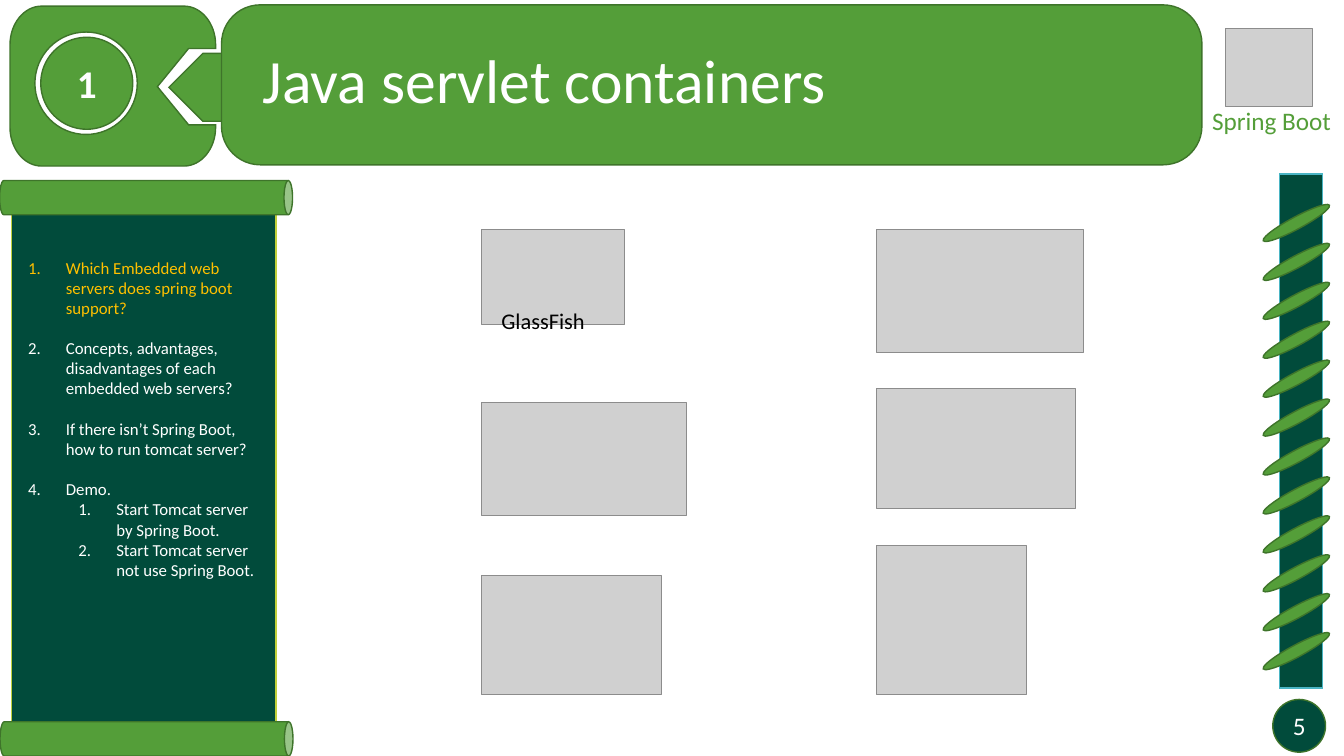
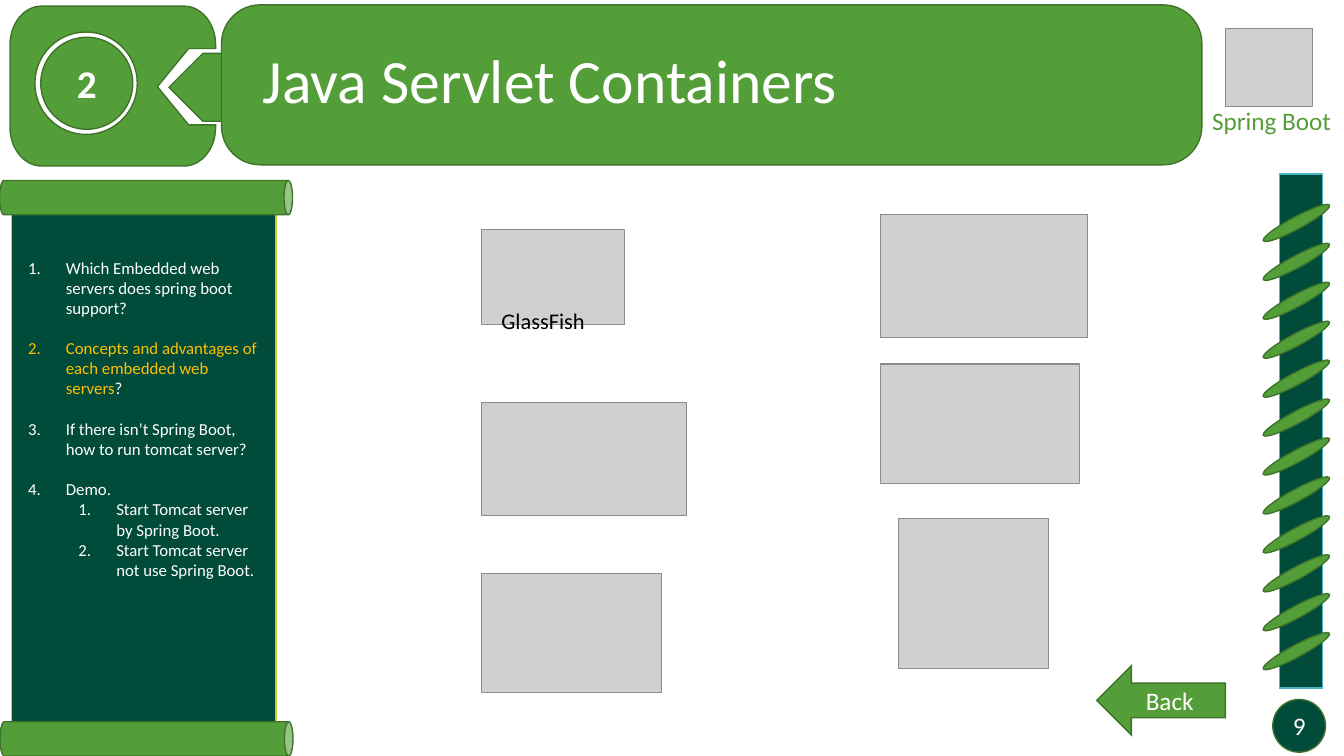
Before and after one commit to minhdua/Spring-boot-tutorial, a slide deck: slide 9 of Docs/Embedded containers.pptx (slide 5 before the commit). Drawn at 1344x756 pixels with LibreOffice and Linux fonts; fonts in the diff are those of the drawing; grey boxes stand for pictures. Boxes give left, top, right and bottom in pixels: in the first picture for what was removed or moved away, otherwise in the second. Text is boxed around its words. In the diff, an @@ line names an element or a change of style, - is before the commit and + after.

```diff
--- a/Docs/Embedded containers.pptx
+++ b/Docs/Embedded containers.pptx
@@ text in ellipse at [77, 72, 97, 98]: text changed @@
-1
+2
@@ title at [263, 60, 837, 104]: text changed @@
-Java servlet containers
+Java Servlet Containers
@@ picture: place and size @@
-picture at [877, 230, 1084, 353]
+picture at [881, 215, 1088, 338]
@@ text at [66, 262, 232, 317]: text colour #FFC000 to #FFFFFF in "Which Embedded web servers does spring boot ..." @@
@@ text at [66, 342, 257, 394]: text changed; text colour #FFFFFF to #FFC000 @@
-2. Concepts, advantages, disadvantages of each embedded web servers?
+2. Concepts and advantages of each embedded web servers?
@@ picture: place and size @@
-picture at [877, 389, 1076, 509]
+picture at [881, 364, 1080, 484]
@@ picture: place and size @@
-picture at [877, 545, 1026, 695]
+picture at [898, 519, 1048, 668]
@@ right arrow added at [1097, 666, 1226, 736], fill #549E39, outline #3E752A 1 pt, 18 pt, text #FFFFFF @@
+Back
@@ page number at [1293, 718, 1306, 735]: text changed @@
-5
+9
```
Also in this commit, not shown: 7 other slides changed, 12 slides added, 1 other file.
